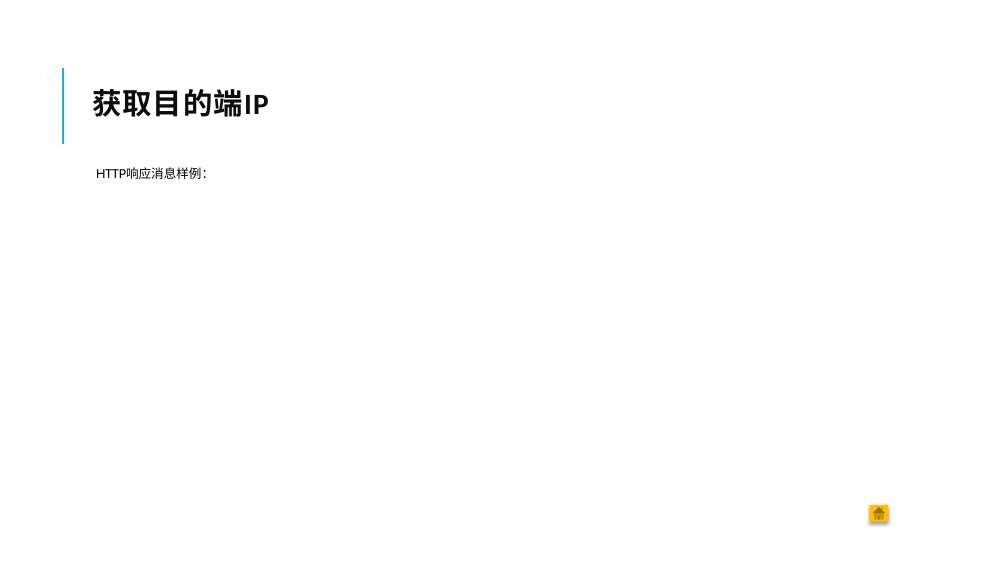
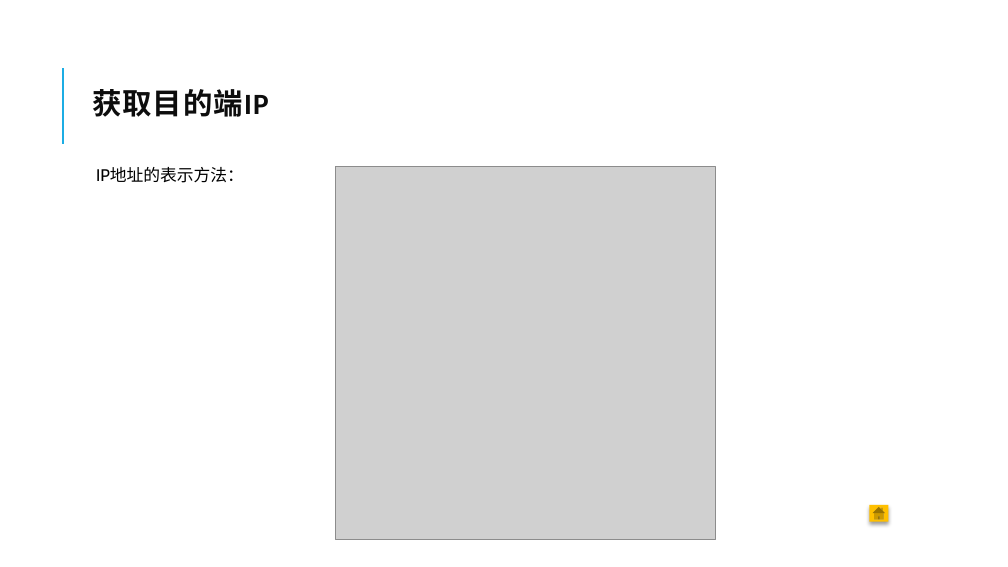
Before and after one commit to sleepingWhiteFish/CAGST, a slide deck: slide 13 of 网络是怎样连接的.pptx (slide 11 before the commit). Drawn at 1008x567 pixels with LibreOffice and Linux fonts; fonts in the diff are those of the drawing; grey boxes stand for pictures. Boxes give left, top, right and bottom in pixels: in the first picture for what was removed or moved away, otherwise in the second. Text is boxed around its words. In the diff, an @@ line names an element or a change of style, - is before the commit and + after.

```diff
--- a/网络是怎样连接的.pptx
+++ b/网络是怎样连接的.pptx
@@ text at [96,168,244,183]: text changed; size 12 to 16 pt @@
-  HTTP响应消息样例：
+  IP地址的表示方法：
@@ picture added at [336,166,716,539] @@
```
Also in this commit, not shown: 15 other slides changed, 22 slides added, 10 slides removed.
